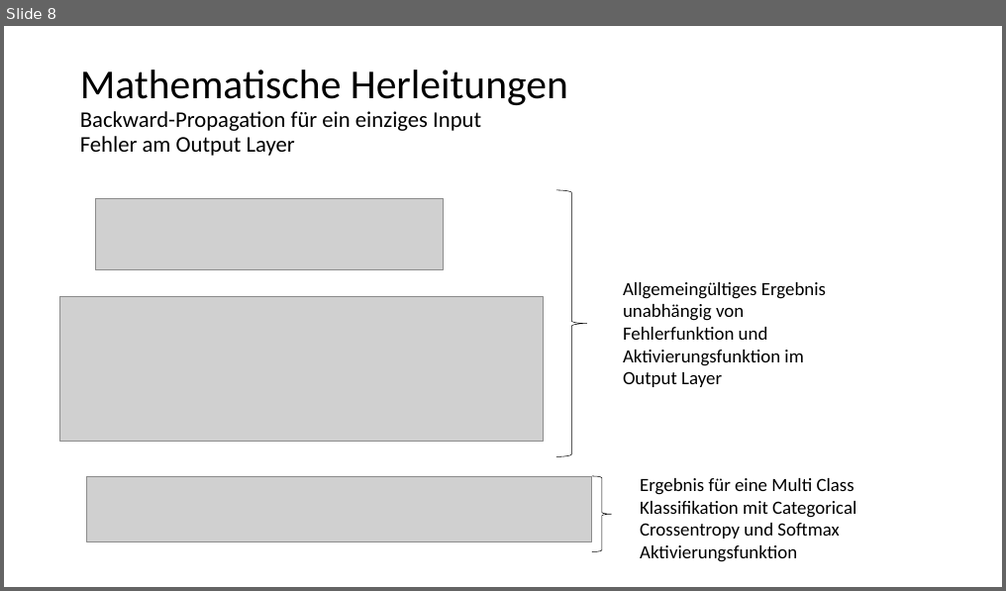
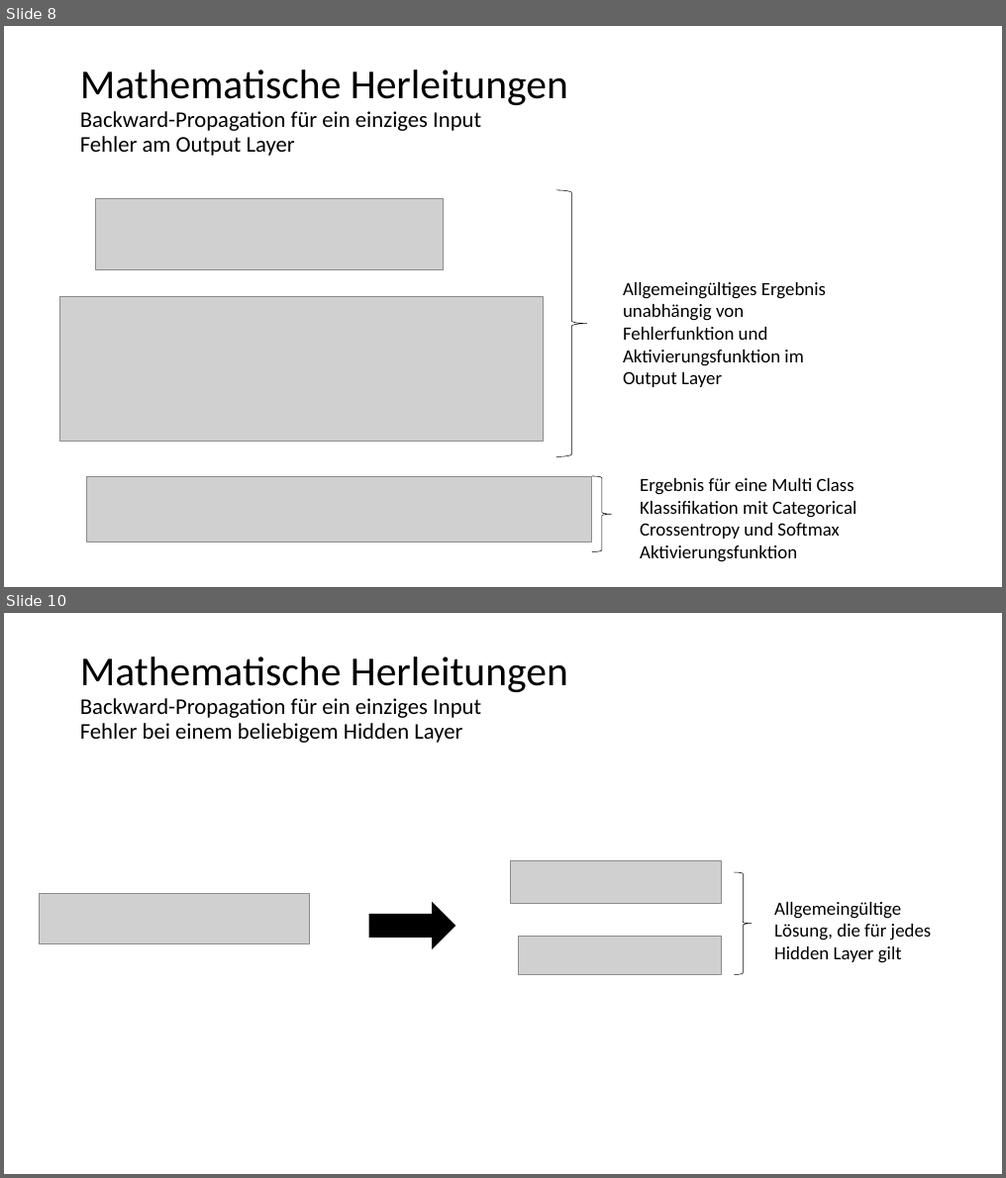
Before and after one commit to kevinsuedmersen/neural_networks_from_scratch, a slide deck: theory/submission/result_presentation.pptx. Shown one above the other, each under a label of ours: slide 8 before the commit, slides 8 and 10 after it; the slides between them are not shown. The pictures are 1006x591 and 1006x1178 pixels, drawn with LibreOffice and Linux fonts; fonts in the diff are those of the drawing; grey boxes stand for pictures. Boxes give left, top, right and bottom in pixels: in the first picture for what was removed or moved away, otherwise in the second. Text is boxed around its words. In the diff, an @@ line names an element or a change of style, - is before the commit and + after.

```diff
--- a/theory/submission/result_presentation.pptx
+++ b/theory/submission/result_presentation.pptx
@@ slide 10 added at [4,613,1002,1174], background #FFFFFF @@
@@ title added at [80,657,568,743], 21.6 pt, text #000000 @@
+Mathematische Herleitungen
+Backward-Propagation für ein einziges Input
+Fehler bei einem beliebigem Hidden Layer
@@ picture added at [510,861,721,903] @@
@@ right brace added at [734,872,751,975], outline #000000 0.5 pt @@
@@ picture added at [39,894,310,945] @@
@@ right arrow added at [369,903,454,950], fill #000000, outline #000000 1 pt @@
@@ text added at [774,902,932,963], 18 pt, text #000000 @@
+Allgemeingültige Lösung, die für jedes Hidden Layer gilt
@@ picture added at [519,937,722,975] @@
```
Also in this commit, not shown: 4 other slides added.
